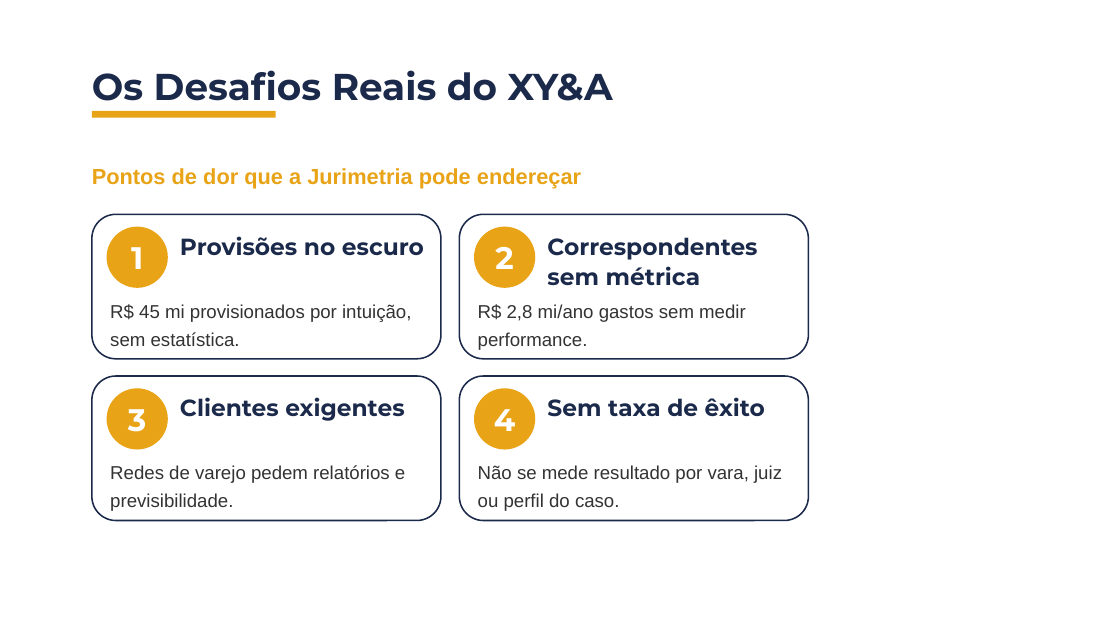
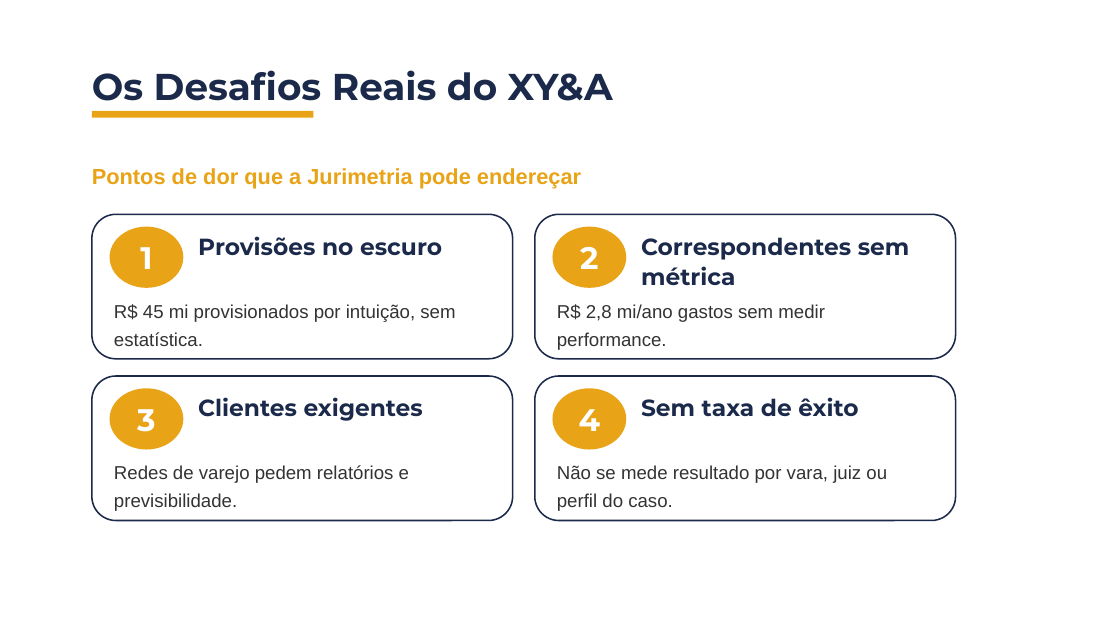
Before and after one commit to BrunoDaleffi/ibmec, a slide deck: slide 16 of jurimetria/aulas/aula_01/slides/aula1_bloco1_jurimetria.pptx. Drawn at 1120x630 pixels with LibreOffice and Linux fonts; fonts in the diff are those of the drawing; background and template pictures are left out. Boxes give left, top, right and bottom in pixels: in the first picture for what was removed or moved away, otherwise in the second. Text is boxed around its words. In the diff, an @@ line names an element or a change of style, - is before the commit and + after.

```diff
--- a/jurimetria/aulas/aula_01/slides/aula1_bloco1_jurimetria.pptx
+++ b/jurimetria/aulas/aula_01/slides/aula1_bloco1_jurimetria.pptx
@@ rectangle: place and size @@
-rectangle at box(92, 111, 276, 118)
+rectangle at box(92, 111, 314, 118)
@@ rounded rectangle: place and size @@
-rounded rectangle at box(92, 214, 441, 358)
+rounded rectangle at box(92, 214, 513, 358)
@@ ellipse "1": place and size @@
-ellipse "1" at box(106, 226, 168, 288)
+ellipse "1" at box(110, 226, 184, 288)
@@ text "Provisões no escuro": place and size @@
-text "Provisões no escuro" at box(180, 236, 424, 255)
+text "Provisões no escuro" at box(198, 236, 442, 255)
@@ rounded rectangle: place and size @@
-rounded rectangle at box(459, 214, 809, 358)
+rounded rectangle at box(534, 214, 955, 358)
@@ ellipse "2": place and size @@
-ellipse "2" at box(474, 226, 535, 288)
+ellipse "2" at box(552, 226, 626, 288)
@@ text "Correspondentes sem métrica" rewrapped from box(547, 237, 757, 285) to box(641, 237, 910, 285) @@
@@ text "R$ 45 mi provisionados por ..." rewrapped from box(110, 304, 411, 346) to box(114, 304, 455, 346) @@
@@ text "R$ 2,8 mi/ano gastos sem ...": place and size @@
-text "R$ 2,8 mi/ano gastos sem ..." at box(478, 304, 746, 350)
+text "R$ 2,8 mi/ano gastos sem ..." at box(557, 304, 825, 350)
@@ rounded rectangle: place and size @@
-rounded rectangle at box(92, 376, 441, 521)
+rounded rectangle at box(92, 376, 513, 521)
@@ ellipse "3": place and size @@
-ellipse "3" at box(106, 389, 168, 450)
+ellipse "3" at box(110, 389, 184, 450)
@@ rounded rectangle: place and size @@
-rounded rectangle at box(459, 376, 809, 521)
+rounded rectangle at box(534, 376, 955, 521)
@@ ellipse "4": place and size @@
-ellipse "4" at box(474, 389, 535, 450)
+ellipse "4" at box(552, 389, 626, 450)
@@ text "Clientes exigentes": place and size @@
-text "Clientes exigentes" at box(180, 397, 404, 421)
+text "Clientes exigentes" at box(198, 397, 423, 421)
@@ text "Sem taxa de êxito": place and size @@
-text "Sem taxa de êxito" at box(547, 397, 765, 417)
+text "Sem taxa de êxito" at box(641, 397, 858, 417)
@@ text "Redes de varejo pedem relatórios ...": place and size @@
-text "Redes de varejo pedem relatórios ..." at box(110, 465, 405, 511)
+text "Redes de varejo pedem relatórios ..." at box(114, 465, 409, 511)
@@ text "Não se mede resultado por ..." rewrapped from box(478, 465, 782, 511) to box(557, 465, 887, 511) @@
```
Also in this commit, not shown: 40 other slides changed, 11 other files.
